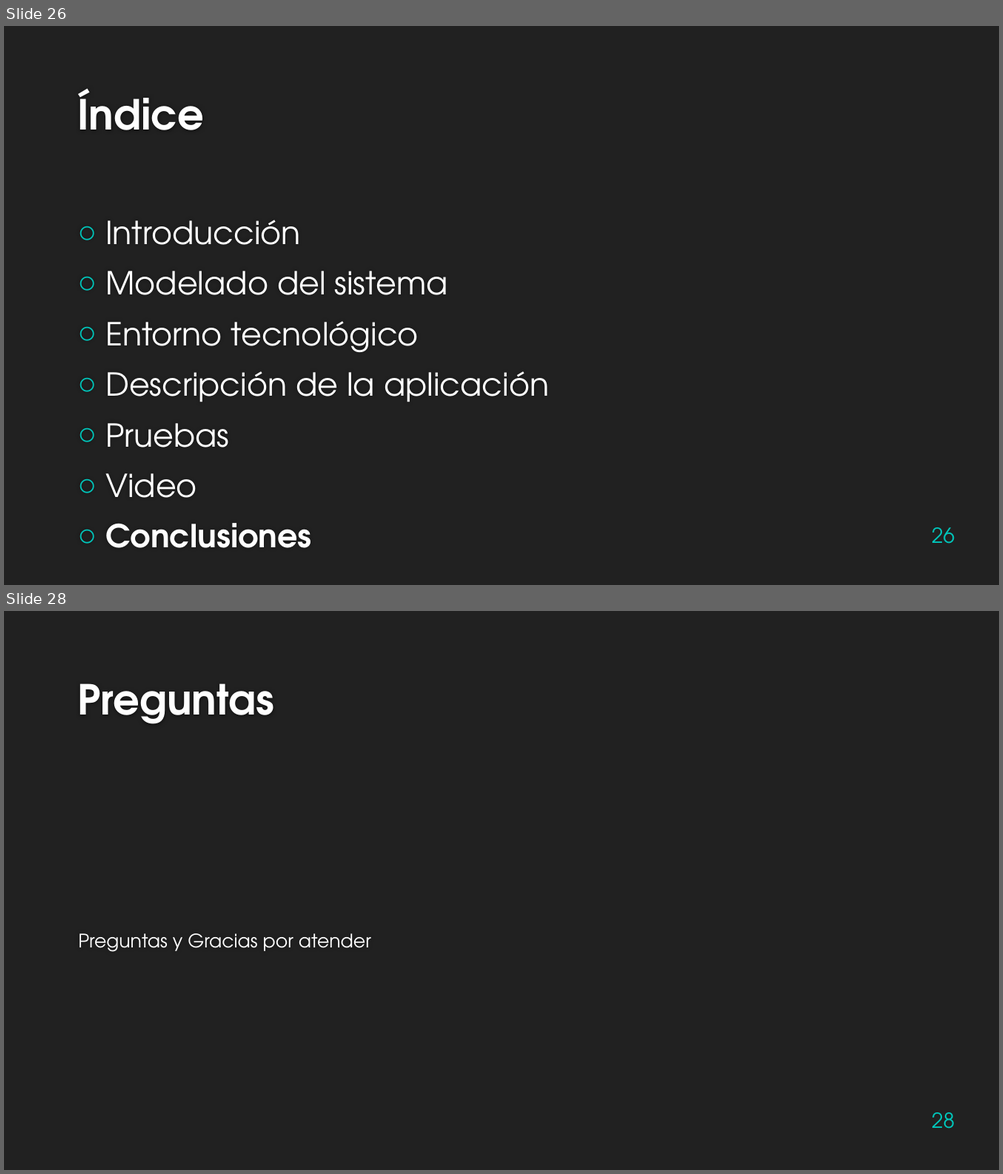
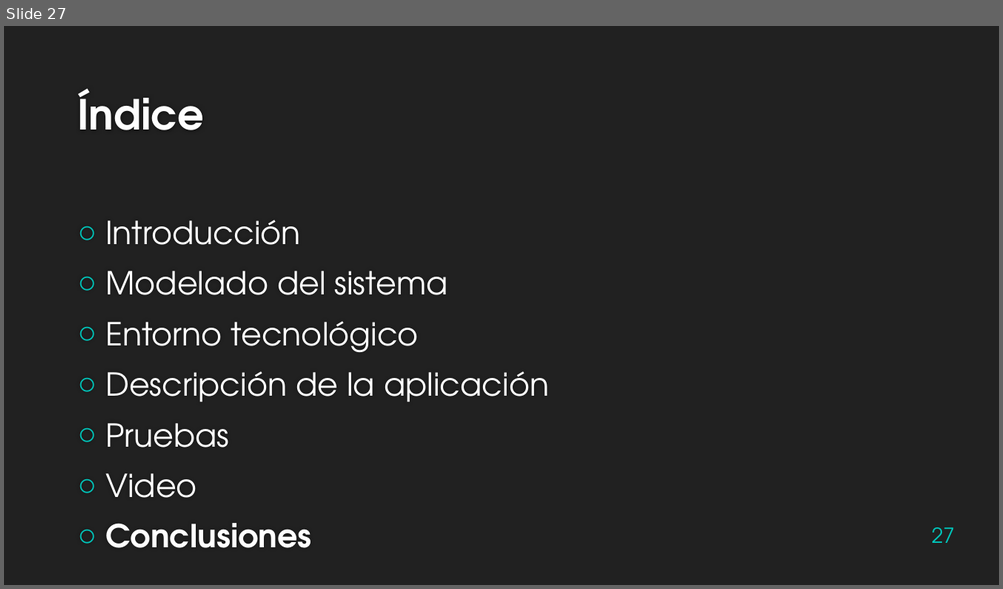
Before and after one commit to Zigic23/TFG-RobotSiguelineas, a slide deck: Presentación/Presentacion TFG.pptx. Shown one above the other, each under a label of ours: slides 26 and 28 before the commit, slide 27 after it; the slides between them are not shown. The pictures are 1003x1174 and 1003x589 pixels, drawn with LibreOffice and Linux fonts; fonts in the diff are those of the drawing; background and template pictures are left out. Boxes give left, top, right and bottom in pixels: in the first picture for what was removed or moved away, otherwise in the second. Text is boxed around its words. In the diff, an @@ line names an element or a change of style, - is before the commit and + after.

```diff
--- a/Presentación/Presentacion TFG.pptx
+++ b/Presentación/Presentacion TFG.pptx
@@ slide 28 removed at [4, 611, 999, 1170], background #212121 @@
@@ title removed at [77, 684, 274, 724] @@
-Preguntas
@@ text removed at [78, 934, 371, 952] @@
-Preguntas y Gracias por atender
@@ page number removed at [931, 1113, 954, 1129] @@
-28
@@ what was slide 26 is now slide 27 @@
@@ page number at [931, 528, 954, 543]: text changed @@
-26
+27
```
Also in this commit, not shown: 4 slides added, 2 other slides removed, 2 other files.
